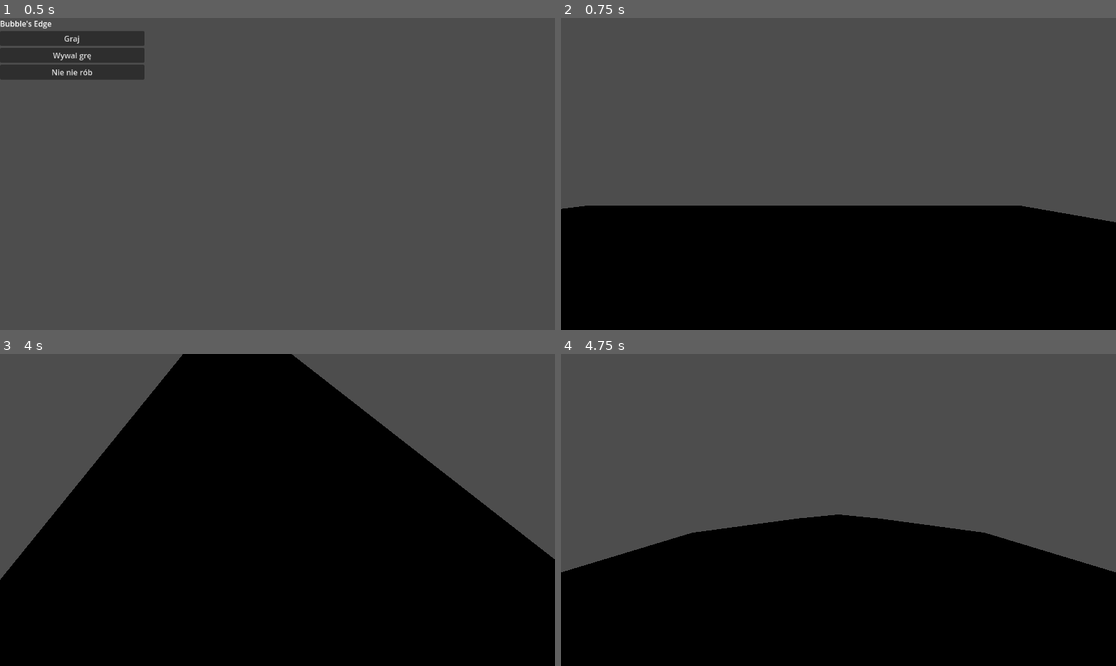
Above: before the commit, frames 1-4 (two rows, left to right).
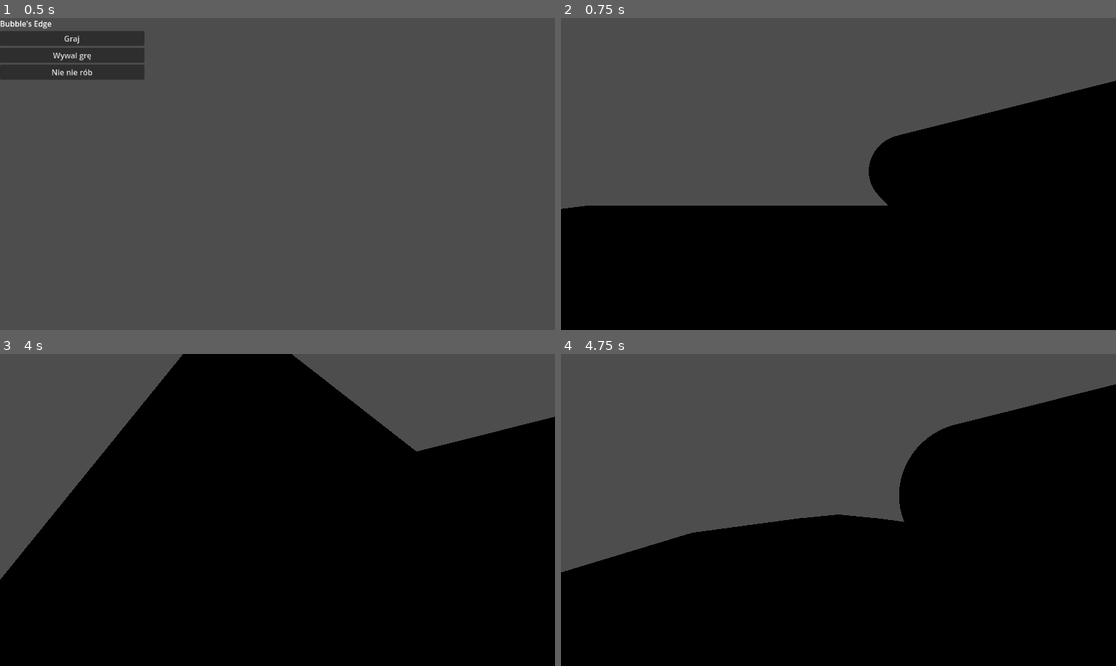
Above: after the commit, the same moments.

Repository: PieroganoReggiano/Bul-bul-myslenia
Game: Godot game, scene res://korzen.tscn
The game is run twice, just before and just after one commit, with the same random seed, the same clock (stepped at 60 frames per second) and the same inputs.
Inputs (mouse positions are in pixels of both pictures, inside the frame that each line leads up to):
- Up to frame 1 (0.5 s): no input
- Up to frame 2 (0.75 s): click "Graj" at 0.5 s
- Up to frame 3 (4 s): tap Enter at 1.25, 2.75 s; move the mouse to (305, 510) at 1.27 s; hold C (move_crouch) 1.28-2.03 s; hold Up (move_forward) from 1.28 s (still down); tap Space (move_jump) at 1.52, 2, 2.27, 3.5, 3.77 s; move the mouse to (249, 510) at 2.02 s; tap Shift (move_speed) at 2.1, 3.6 s; move the mouse to (288, 503) at 2.77 s; hold C (move_crouch) 2.78-3.53 s; move the mouse to (271, 516) at 3.52 s
- Up to frame 4 (4.75 s): keep holding Up (move_forward); move the mouse to (877, 513) at 4.27 s; hold C (move_crouch) from 4.28 s (still down); tap Space (move_jump) at 4.52 s

Frame 1 is identical in both runs. In frame 2, 14% of the frame differs, in the area x 55-100%, y 20-66%; in frame 3, 5.7%; in frame 4, 16%, in the area x 60-100%, y 9-70%.

Commit message:
gun (#17)

Diff:
--- /dev/null
+++ b/gun.gdshader
@@ -0,0 +1,14 @@
+shader_type spatial;
+
+void vertex() {
+	// Called for every vertex the material is visible on.
+}
+
+void fragment() {
+	ALBEDO=vec3(1, 0, 0);
+}
+
+//void light() {
+	// Called for every pixel for every light affecting the material.
+	// Uncomment to replace the default light processing function with this one.
+//}
--- a/parkourowiec.tscn
+++ b/parkourowiec.tscn
@@ -1,7 +1,8 @@
-[gd_scene load_steps=6 format=3 uid="uid://cjlmhu00o4qcs"]
+[gd_scene load_steps=9 format=3 uid="uid://cjlmhu00o4qcs"]
 
 [ext_resource type="Shader" path="res://parkourowiec.gdshader" id="1_3tad2"]
 [ext_resource type="Script" path="res://parkourowiec.gd" id="1_wnna3"]
+[ext_resource type="Shader" path="res://gun.gdshader" id="3_wh647"]
 
 [sub_resource type="CapsuleShape3D" id="CapsuleShape3D_tj6om"]
 height = 1.69
@@ -14,6 +15,16 @@
 [sub_resource type="ShaderMaterial" id="ShaderMaterial_lb1e4"]
 render_priority = 0
 shader = ExtResource("1_3tad2")
+
+[sub_resource type="ShaderMaterial" id="ShaderMaterial_kjx36"]
+render_priority = 0
+shader = ExtResource("3_wh647")
+
+[sub_resource type="CylinderMesh" id="CylinderMesh_7hwd3"]
+material = SubResource("ShaderMaterial_kjx36")
+top_radius = 0.12
+bottom_radius = 0.12
+height = 1.0
 
 [node name="Parkourowiec" type="CharacterBody3D"]
 script = ExtResource("1_wnna3")
@@ -29,3 +40,8 @@
 transform = Transform3D(1, 0, 0, 0, 1, 0, 0, 0, 1, 0, 0.615995, -0.503562)
 
 [node name="Camera3D" type="Camera3D" parent="Glowa"]
+
+[node name="MeshInstance3D" type="MeshInstance3D" parent="Glowa"]
+transform = Transform3D(0.983791, 0.00713379, 0.179175, 0.178821, -0.113358, -0.97733, 0.0133389, 0.993529, -0.112796, 0.225888, -0.0455809, -0.191021)
+mesh = SubResource("CylinderMesh_7hwd3")
+skeleton = NodePath("")
